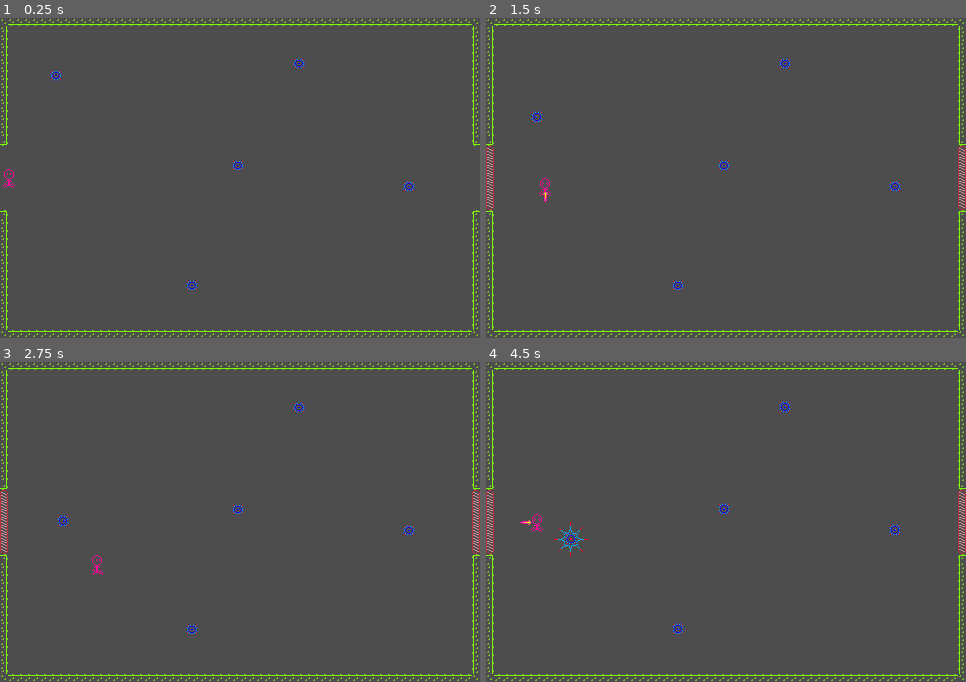
Above: before the commit, frames 1-4 (two rows, left to right).
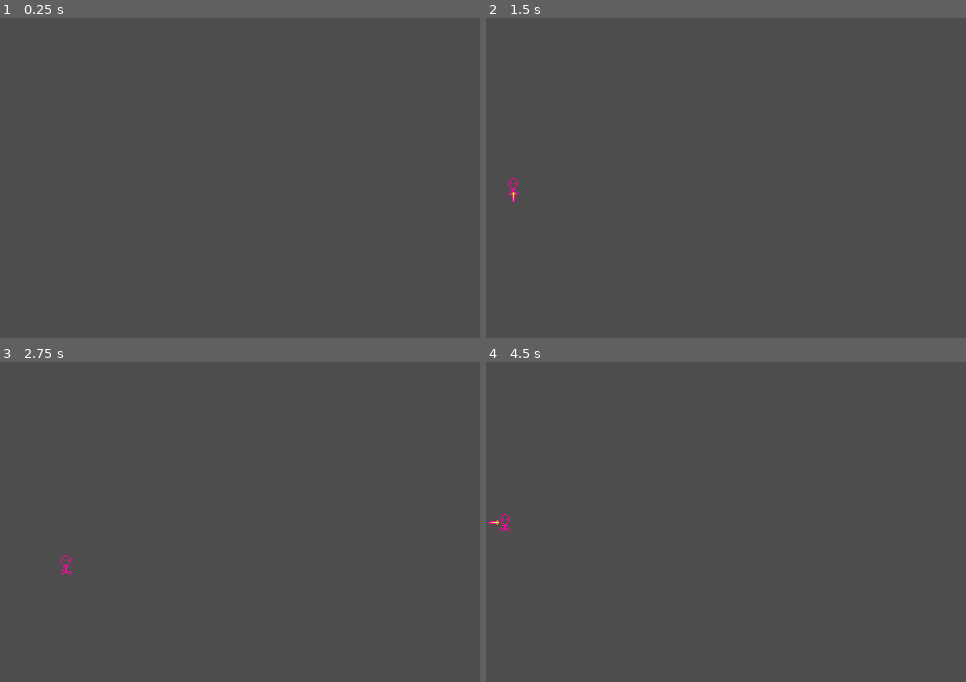
Above: after the commit, the same moments.

Repository: jellyfishhunter/jellys-LD56
Game: Godot game, scene res://scenes/environment.tscn
Two runs of this game, one before a commit and one after it. Both use one fixed random seed, a clock stepped at 60 frames per second and the inputs below. Before the commit the project has no main scene; this scene is started directly in both runs.
Inputs:
- Up to frame 1 (0.25 s): no input
- Up to frame 2 (1.5 s): hold Right (move_right) 0.53-1.28 s; tap Space (attack) at 0.6, 1.35 s; hold Down (move_down) from 1.28 s (still down)
- Up to frame 3 (2.75 s): release Down (move_down) at 2.03 s; hold Right (move_right) from 2.03 s (still down); tap Space (attack) at 2.1 s
- Up to frame 4 (4.5 s): release Right (move_right) at 2.78 s; hold W (move_up) 2.78-3.53 s; tap Space (attack) at 2.85, 3.6, 4.35 s; hold Left (move_left) from 3.53 s (still down)

The runs differ from the first frame. In frame 1, 2.0% of the frame differs, in the area x 0-100%, y 0-100%; in frame 2, 2.5%; in frame 3, 2.4%; in frame 4, 2.5%.
Error after the commit: Invalid call. Nonexistent function 'close_gates' in base 'Nil'. (res://scripts/environment.gd:32)

Commit message:
ADD basic main menu

Diff:
--- /dev/null
+++ b/scenes/hud.tscn
@@ -0,0 +1,48 @@
+[gd_scene load_steps=4 format=3 uid="uid://c0gqv827j5ugy"]
+
+[ext_resource type="Script" path="res://scripts/hud.gd" id="1_sgkge"]
+
+[sub_resource type="InputEventAction" id="InputEventAction_w5o6i"]
+action = &"attack"
+
+[sub_resource type="Shortcut" id="Shortcut_ccssh"]
+events = [SubResource("InputEventAction_w5o6i")]
+
+[node name="HUD" type="CanvasLayer"]
+script = ExtResource("1_sgkge")
+
+[node name="Message" type="Label" parent="."]
+anchors_preset = 8
+anchor_left = 0.5
+anchor_top = 0.5
+anchor_right = 0.5
+anchor_bottom = 0.5
+offset_left = -55.0
+offset_top = -11.5
+offset_right = 55.0
+offset_bottom = 11.5
+grow_horizontal = 2
+grow_vertical = 2
+text = "MICROSLAYER"
+
+[node name="StartButton" type="Button" parent="."]
+anchors_preset = 8
+anchor_left = 0.5
+anchor_top = 0.5
+anchor_right = 0.5
+anchor_bottom = 0.5
+offset_left = -23.0
+offset_top = 40.0
+offset_right = 23.0
+offset_bottom = 71.0
+grow_horizontal = 2
+grow_vertical = 2
+shortcut = SubResource("Shortcut_ccssh")
+text = "Start"
+
+[node name="MessageTimer" type="Timer" parent="."]
+wait_time = 2.0
+one_shot = true
+
+[connection signal="pressed" from="StartButton" to="." method="_on_start_button_pressed"]
+[connection signal="timeout" from="MessageTimer" to="." method="_on_message_timer_timeout"]
--- /dev/null
+++ b/scenes/main.tscn
@@ -0,0 +1,22 @@
+[gd_scene load_steps=4 format=3 uid="uid://by2ux8o8m6be5"]
+
+[ext_resource type="Script" path="res://scripts/main.gd" id="1_877hd"]
+[ext_resource type="PackedScene" uid="uid://q787360p5qg8" path="res://scenes/environment.tscn" id="2_47xkn"]
+[ext_resource type="PackedScene" uid="uid://c0gqv827j5ugy" path="res://scenes/hud.tscn" id="2_hvbp0"]
+
+[node name="Main" type="Node"]
+script = ExtResource("1_877hd")
+
+[node name="Background" type="ColorRect" parent="."]
+anchors_preset = 15
+anchor_right = 1.0
+anchor_bottom = 1.0
+grow_horizontal = 2
+grow_vertical = 2
+color = Color(0.0312, 0.03608, 0.08, 1)
+
+[node name="Environment" parent="." instance=ExtResource("2_47xkn")]
+
+[node name="HUD" parent="." instance=ExtResource("2_hvbp0")]
+
+[connection signal="start_game" from="HUD" to="." method="_on_hud_start_game"]
--- a/scripts/environment.gd
+++ b/scripts/environment.gd
@@ -7,7 +7,7 @@
 var current_stage: TileMapLayer
 var rna: Area2D
 
-func _ready() -> void:
+func start_game() -> void:
 	create_stage()
 	enter_stage()
 
--- /dev/null
+++ b/scripts/hud.gd
@@ -0,0 +1,24 @@
+extends CanvasLayer
+
+signal start_game
+
+func show_message(text):
+	$Message.text = text
+	$Message.show()
+	$MessageTimer.start()
+
+func show_game_over():
+	show_message("GAME OVER")
+	await $MessageTimer.timeout
+
+	$Message.text = "MICROSLAYER"
+	$Message.show()
+	await get_tree().create_timer(1.0).timeout
+	$StartButton.show()
+
+func _on_message_timer_timeout():
+	$Message.hide()
+
+func _on_start_button_pressed() -> void:
+	$StartButton.hide()
+	start_game.emit()
--- /dev/null
+++ b/scripts/main.gd
@@ -0,0 +1,5 @@
+extends Node
+
+func _on_hud_start_game() -> void:
+	$Environment.start_game()
+	$HUD.show_message("SLAY THEM ALL")
